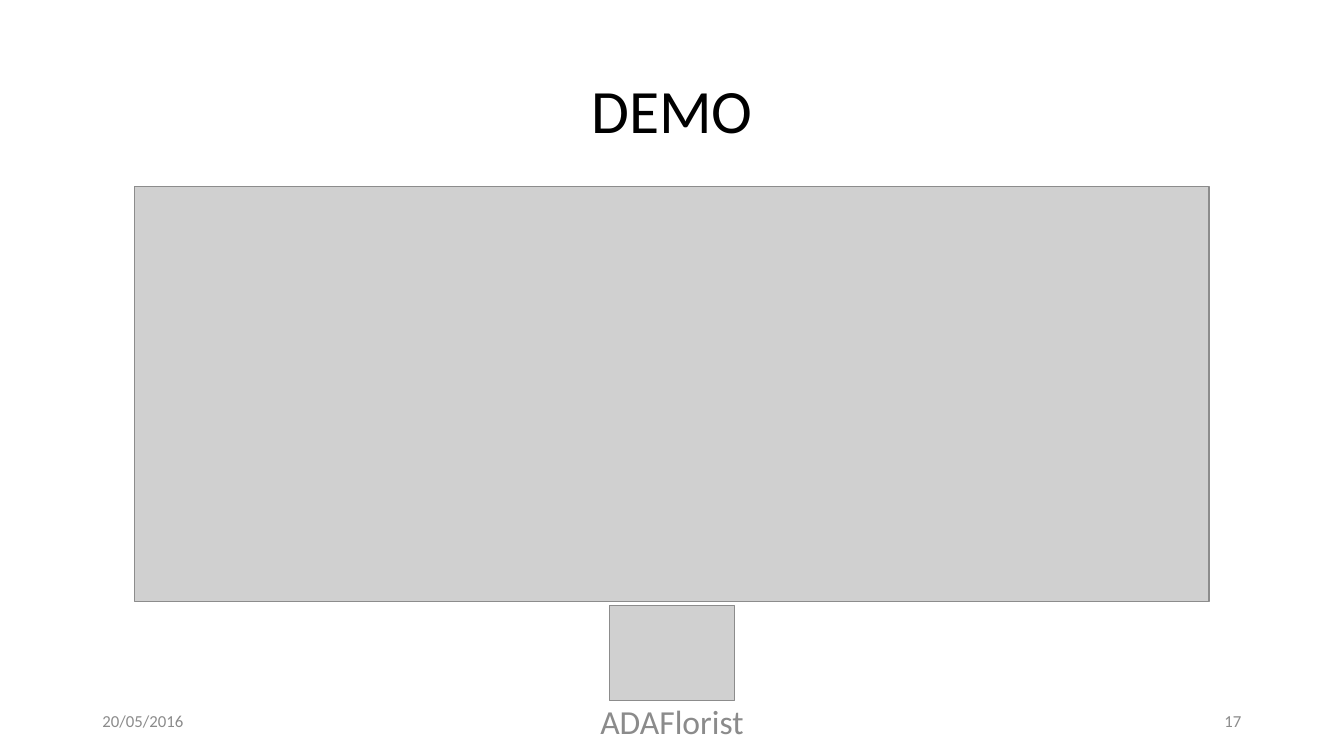
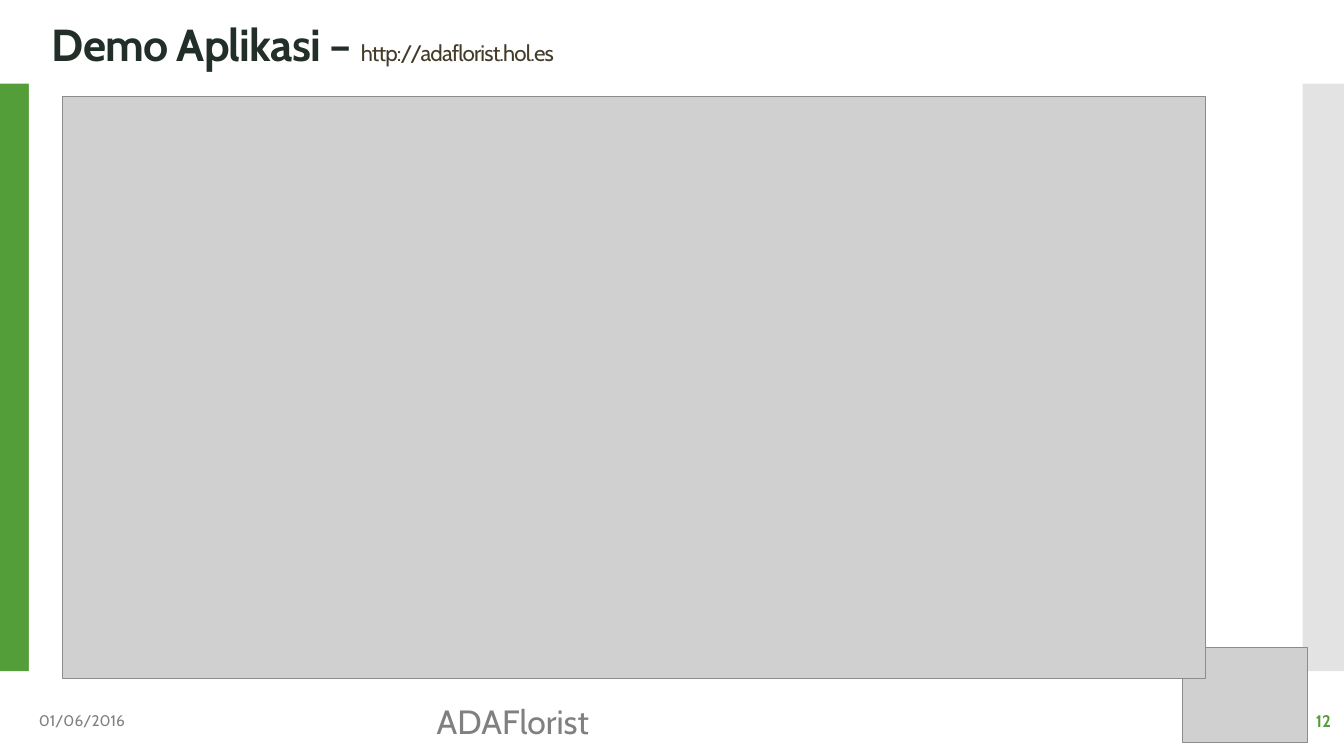
Before and after one commit to iqbalabiyoga/ADAFlorist, a slide deck: slide 12 of Adaflorist(1) - Presentasi.pptx (slide 17 before the commit). Drawn at 1344x756 pixels with LibreOffice and Linux fonts; fonts in the diff are those of the drawing; grey boxes stand for pictures. Boxes give left, top, right and bottom in pixels: in the first picture for what was removed or moved away, otherwise in the second. Text is boxed around its words. In the diff, an @@ line names an element or a change of style, - is before the commit and + after.

```diff
--- a/Adaflorist(1) - Presentasi.pptx
+++ b/Adaflorist(1) - Presentasi.pptx
@@ text added at [52,27,554,71], 16 pt, text #443C29 @@
+Demo Aplikasi – http://adaflorist.hol.es
@@ rectangle added at [0,84,380,671], fill #549E39 @@
@@ rectangle added at [29,74,393,678], fill #FFFFFF @@
@@ rectangle added at [1303,84,1344,671], fill #C8C8C8 at 50% opacity @@
@@ picture: place and size @@
-picture at [135,187,1210,602]
+picture at [63,97,1205,679]
@@ title removed at [591,93,752,134] @@
-DEMO
@@ picture: place and size @@
-picture at [609,606,735,701]
+picture at [1183,647,1309,742]
@@ text at [39,715,125,727]: text changed; size 12 to 11 pt; font Calibri to Cabin; text colour #8C8C8C to #808080 @@
-20/05/2016
+01/06/2016
@@ text "ADAFlorist": place and size @@
-text "ADAFlorist" at [600,710,743,734]
+text "ADAFlorist" at [437,709,589,735]
@@ text "ADAFlorist" at [437,709,589,735]: font Calibri to Cabin, text colour #8C8C8C to #808080; alignment centre to left @@
@@ page number at [1316,715,1331,727]: text changed; font Calibri to Cabin; text colour #8C8C8C to #549E39; bold on @@
-17
+12
```
Also in this commit, not shown: 10 other slides changed, 1 slide added, 6 slides removed.
